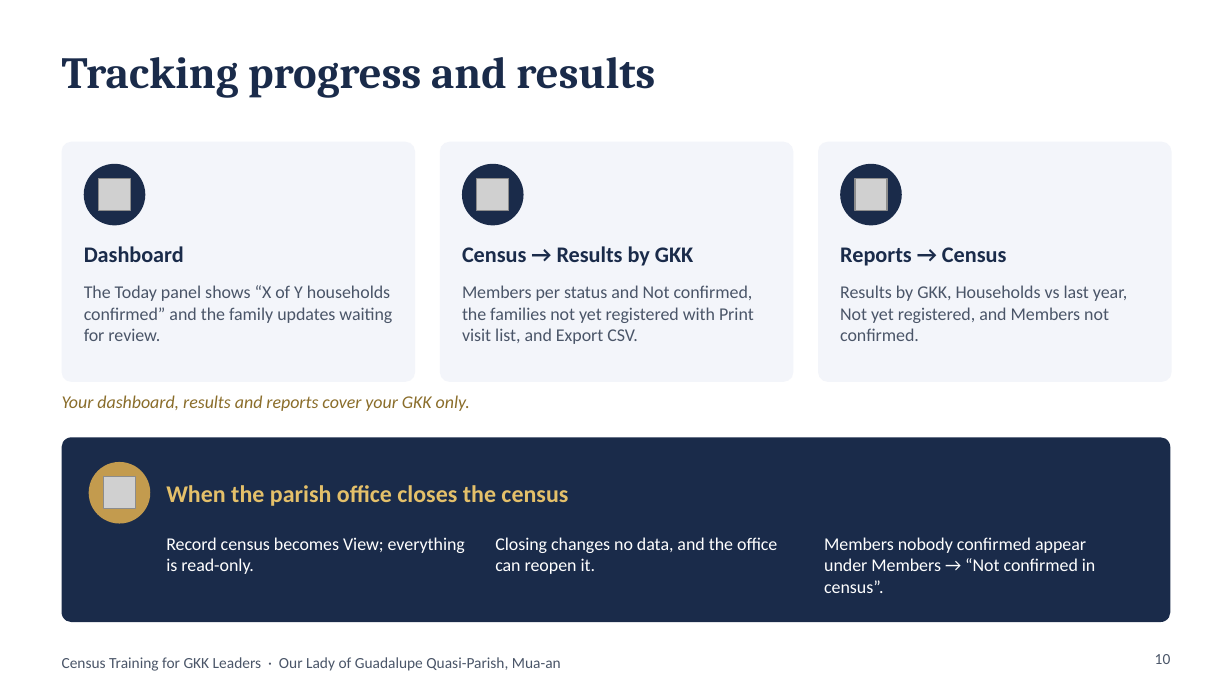
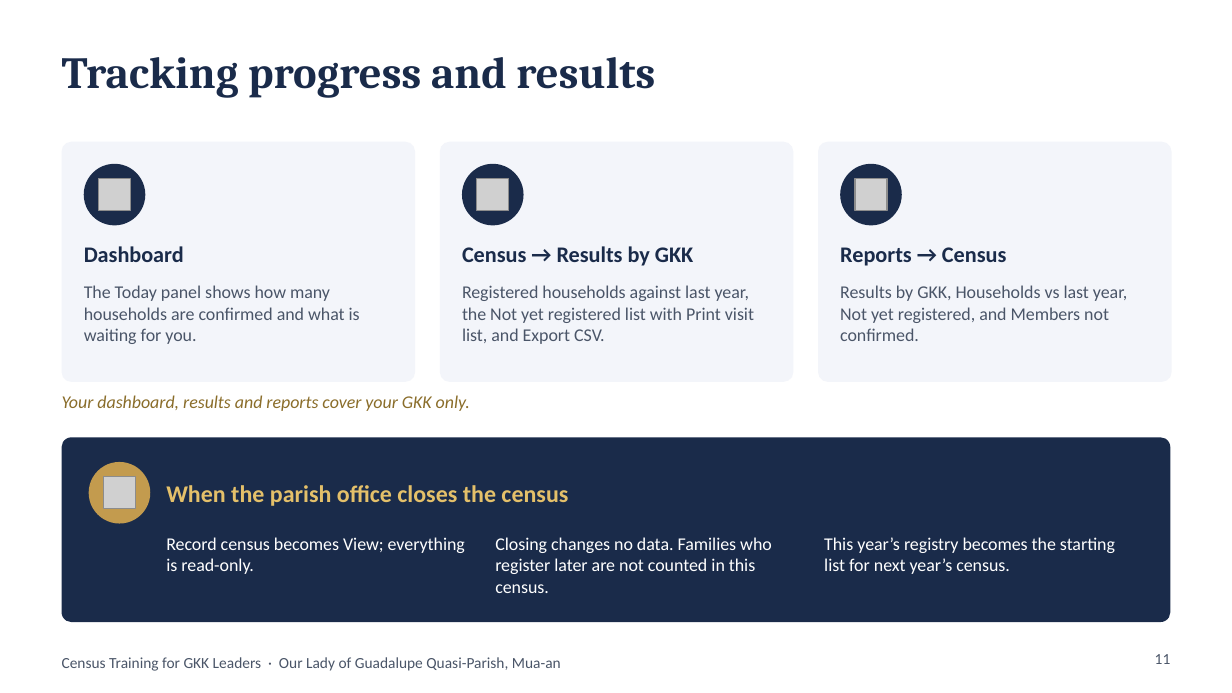
Before and after one commit to DaveenDev/parish-members-registry, a slide deck: slide 11 of docs/GKK-Leaders-Census-Training.pptx (slide 10 before the commit). Drawn at 1232x693 pixels with LibreOffice and Linux fonts; fonts in the diff are those of the drawing; grey boxes stand for pictures. Boxes give left, top, right and bottom in pixels: in the first picture for what was removed or moved away, otherwise in the second. Text is boxed around its words. In the diff, an @@ line names an element or a change of style, - is before the commit and + after.

```diff
--- a/docs/GKK-Leaders-Census-Training.pptx
+++ b/docs/GKK-Leaders-Census-Training.pptx
@@ text at (x1=84, y1=285, x2=360, y2=344): text changed @@
-The Today panel shows “X of Y households confirmed” and the family updates waiting for review.
+The Today panel shows how many households are confirmed and what is waiting for you.
@@ text at (x1=462, y1=285, x2=754, y2=344): text changed @@
-Members per status and Not confirmed, the families not yet registered with Print visit list, and Export CSV.
+Registered households against last year, the Not yet registered list with Print visit list, and Export CSV.
@@ text at (x1=495, y1=537, x2=772, y2=593): text changed @@
-Closing changes no data, and the office can reopen it.
+Closing changes no data. Families who register later are not counted in this census.
@@ text at (x1=824, y1=537, x2=1115, y2=574): text changed @@
-Members nobody confirmed appear under Members → “Not confirmed in census”.
+This year’s registry becomes the starting list for next year’s census.
@@ page number at (x1=1155, y1=654, x2=1171, y2=664): text changed @@
-10
+11
```
Also in this commit, not shown: 9 other slides changed, 5 slides added, 3 slides removed.
